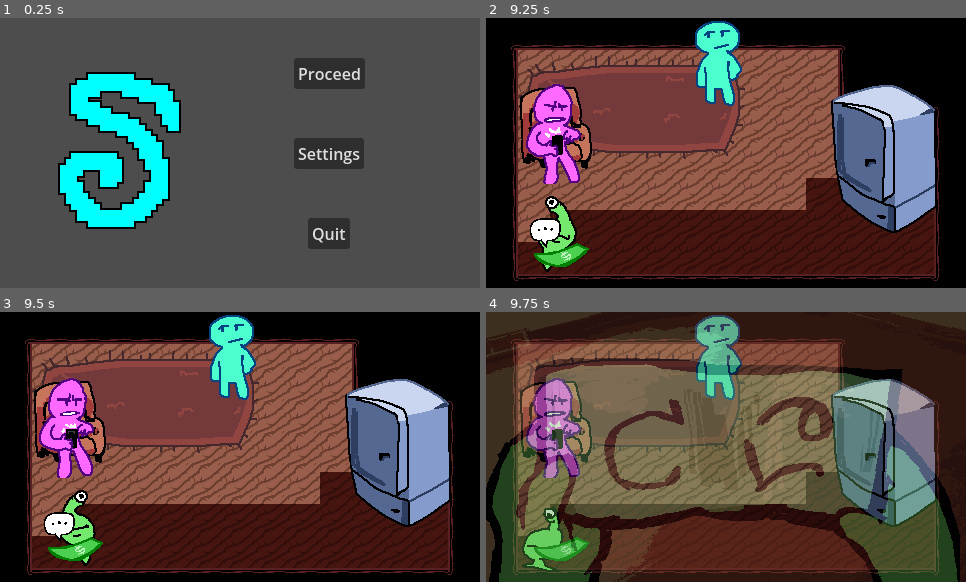
Above: before the commit, frames 1-4 (two rows, left to right).
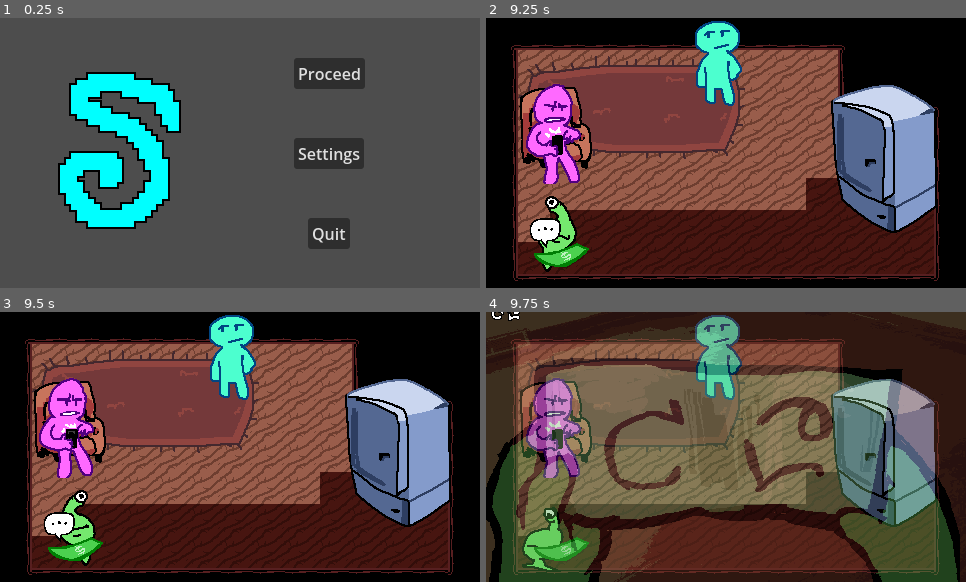
Above: after the commit, the same moments.

Repository: hryspider/GGJ-Committee-Team26
Game: Godot game, scene res://rooms/title_screen.tscn
Two runs of this game, one before a commit and one after it. Both use one fixed random seed, a clock stepped at 60 frames per second and the inputs below.
Inputs (mouse positions are in pixels of both pictures, inside the frame that each line leads up to):
- Up to frame 1 (0.25 s): no input
- Up to frame 2 (9.25 s): click "Proceed" at 0.5 s; tap Enter at 1.25 s; move the mouse to (831, 139) at 1.27 s; hold D (right) 1.28-2.03 s; click (831, 139) at 1.35 s; move the mouse to (630, 166) at 2.02 s; hold S (down) 2.03-2.78 s; tap Q (dictionary) every 2.25 s from 2.1 to 8.85 s; move the mouse to (774, 93) at 2.77 s; hold D (right) 2.78-3.53 s; tap E (interact) at 2.85, 5.1, 7.35 s; move the mouse to (702, 207) at 3.52 s; hold W (up) 3.53-4.28 s; click (702, 207) at 3.6 s; move the mouse to (870, 193) at 4.27 s; hold A (left) 4.28-5.78 s; move the mouse to (582, 112) at 5.02 s; move the mouse to (750, 153) at 5.77 s; hold S (down) 5.78-6.53 s; click (750, 153) at 5.85 s; move the mouse to (654, 85) at 6.52 s; hold D (right) 6.53-7.28 s; move the mouse to (831, 139) at 7.27 s; hold W (up) 7.28-8.03 s; move the mouse to (630, 166) at 8.02 s; hold D (right) 8.03-8.78 s; click (630, 166) at 8.1 s; move the mouse to (774, 93) at 8.77 s; hold S (down) from 8.78 s (still down)
- Up to frame 3 (9.5 s): keep holding S (down)
- Up to frame 4 (9.75 s): move the mouse to (702, 501) at 9.52 s; release S (down) at 9.53 s; hold A (left) from 9.53 s (still down); tap E (interact) at 9.6 s

Frames 1-3 are identical in both runs. In frame 4, 0.1% of the frame differs, in the area x 1-8%, y 0-4%.

Commit message:
cutscene 1

Diff:
--- a/globals/langauge_globals.gd
+++ b/globals/langauge_globals.gd
@@ -5,7 +5,7 @@
 @onready var player_dictionary = {
 }
 
-@onready var english_to_gleep = {'where': 'tmtf', 'me': 'ck' …(237 unchanged characters)… , 'leave': 'qjh', 'who': 'id', 'milk': 'ce', 'money': 'fd', 'shop': 'do', 'fuck': 'j', 'boss': 'd …(76 unchanged characters)…
+@onready var english_to_gleep = {'where': 'tmtf', 'me': 'ck' …(237 unchanged characters)… , 'leave': 'qjh', 'who': 'id', 'milk': 'mg', 'money': 'it', 'shop': 'do', 'fuck': 'j', 'boss': 'd …(76 unchanged characters)…
 
 var gleep_to_english = {}
 
@@ -68,6 +68,7 @@
 func add_word_confirmed(gleep):
 	if gleep_to_english.has(gleep) and not confirmed_words.has(gleep):
 		confirmed_words.append(gleep)
+		WordPopup.unlock(gleep)
 
 func spawn_questioner(gleep, gleep_aliases):
 	if has_node("Questioner"):
--- a/rooms/roomate_house.tscn
+++ b/rooms/roomate_house.tscn
@@ -93,6 +93,10 @@
 atlas = ExtResource("9_vlxrc")
 region = Rect2(234, 0, 78, 106)
 
+[sub_resource type="AtlasTexture" id="AtlasTexture_e4khp"]
+atlas = ExtResource("9_vlxrc")
+region = Rect2(78, 212, 78, 106)
+
 [sub_resource type="AtlasTexture" id="AtlasTexture_oynf4"]
 atlas = ExtResource("9_vlxrc")
 region = Rect2(0, 106, 78, 106)
@@ -159,6 +163,14 @@
 }],
 "loop": true,
 "name": &"point",
+"speed": 5.0
+}, {
+"frames": [{
+"duration": 1.0,
+"texture": SubResource("AtlasTexture_e4khp")
+}],
+"loop": true,
+"name": &"pointdown",
 "speed": 5.0
 }, {
 "frames": [{
@@ -363,13 +375,24 @@
 duration = 3.0
 metadata/_custom_type_script = "uid://dy6gk2wb21yf2"
 
-[sub_resource type="Resource" id="Resource_0wht8"]
+[sub_resource type="Resource" id="Resource_bwj5o"]
 script = ExtResource("18_rxgj1")
 speaker = NodePath("../PinkNPC")
 animations = Dictionary[NodePath, String]({
 NodePath("../PinkNPC"): "sad",
 NodePath("../CyanNPC"): "idle"
 })
+content = "no"
+duration = 2.0
+metadata/_custom_type_script = "uid://dy6gk2wb21yf2"
+
+[sub_resource type="Resource" id="Resource_0wht8"]
+script = ExtResource("18_rxgj1")
+speaker = NodePath("../PinkNPC")
+animations = Dictionary[NodePath, String]({
+NodePath("../PinkNPC"): "sad",
+NodePath("../CyanNPC"): "idle"
+})
 content = "me no job"
 duration = 2.0
 metadata/_custom_type_script = "uid://dy6gk2wb21yf2"
@@ -402,6 +425,69 @@
 })
 content = "no"
 duration = 1.5
+metadata/_custom_type_script = "uid://dy6gk2wb21yf2"
+
+[sub_resource type="Resource" id="Resource_xx6cq"]
+script = ExtResource("18_rxgj1")
+speaker = NodePath("../CyanNPC")
+animations = Dictionary[NodePath, String]({
+NodePath("../PinkNPC"): "idle",
+NodePath("../CyanNPC"): "angry"
+})
+content = "fuck you"
+duration = 1.0
+metadata/_custom_type_script = "uid://dy6gk2wb21yf2"
+
+[sub_resource type="Resource" id="Resource_1osfp"]
+script = ExtResource("18_rxgj1")
+speaker = NodePath("../PinkNPC")
+animations = Dictionary[NodePath, String]({
+NodePath("../PinkNPC"): "talk"
+})
+content = "glorp must get job"
+duration = 3.0
+metadata/_custom_type_script = "uid://dy6gk2wb21yf2"
+
+[sub_resource type="Resource" id="Resource_uyig2"]
+script = ExtResource("18_rxgj1")
+speaker = NodePath("../CyanNPC")
+animations = Dictionary[NodePath, String]({
+NodePath("../PinkNPC"): "idle",
+NodePath("../CyanNPC"): "talk"
+})
+content = "where glorp?"
+duration = 1.5
+metadata/_custom_type_script = "uid://dy6gk2wb21yf2"
+
+[sub_resource type="Resource" id="Resource_pdrys"]
+script = ExtResource("18_rxgj1")
+speaker = NodePath("../PinkNPC")
+animations = Dictionary[NodePath, String]({
+NodePath("../PinkNPC"): "pointdown",
+NodePath("../CyanNPC"): "idle"
+})
+content = "glorp"
+duration = 1.5
+metadata/_custom_type_script = "uid://dy6gk2wb21yf2"
+
+[sub_resource type="Resource" id="Resource_e4khp"]
+script = ExtResource("18_rxgj1")
+speaker = NodePath("../CyanNPC")
+animations = Dictionary[NodePath, String]({
+NodePath("../CyanNPC"): "talk"
+})
+content = "glorp must work glorp get job"
+duration = 4.0
+metadata/_custom_type_script = "uid://dy6gk2wb21yf2"
+
+[sub_resource type="Resource" id="Resource_ioblm"]
+script = ExtResource("18_rxgj1")
+speaker = NodePath("../PinkNPC")
+animations = Dictionary[NodePath, String]({
+NodePath("../PinkNPC"): "idle",
+NodePath("../CyanNPC"): "idle"
+})
+duration = 2.0
 metadata/_custom_type_script = "uid://dy6gk2wb21yf2"
 
 [node name="RoomateHouse" type="Node2D" unique_id=848884293]
@@ -482,7 +568,7 @@
 [node name="DictionaryManager" parent="." unique_id=925600434 instance=ExtResource("17_aesho")]
 
 [node name="DialogManager" parent="." unique_id=167636923 instance=ExtResource("13_aesho")]
-data = Array[ExtResource("18_rxgj1")]([SubResource("Resource …(209 unchanged characters)… Resource_gxmdy"), SubResource("Resource_0wht8"), SubResource("Resource_jffb1"), SubResource("Resource_neqdv"), SubResource("Resource_usfno")])
+data = Array[ExtResource("18_rxgj1")]([SubResource("Resource …(209 unchanged characters)… Resource_gxmdy"), SubResource("Resource_bwj5o"), SubResource("Resource_0wht8"), SubResource("Resource_jffb1"), SubResource("Resource_neqdv"), SubResource("Resource_usfno"), SubResource("Resource_xx6cq"), SubResource("Resource_1osfp"), SubResource("Resource_uyig2"), SubResource("Resource_pdrys"), SubResource("Resource_e4khp"), SubResource("Resource_ioblm")])
 
 [connection signal="talk" from="PinkNPC" to="DialogManager" method="start_dialog"]
 [connection signal="talk" from="NPC2" to="Milk Overlay" method="appear"]
--- a/ui/word_popup.tscn
+++ b/ui/word_popup.tscn
@@ -66,7 +66,7 @@
 }
 
 [node name="WordPopup" type="Node2D" unique_id=1522776289]
-z_index = 999
+z_index = 4096
 script = ExtResource("1_7curc")
 
 [node name="Label" type="Label" parent="." unique_id=96101215]
Binary file changed: images/pinkroomie.png
Not shown, changed: images/.DS_Store
